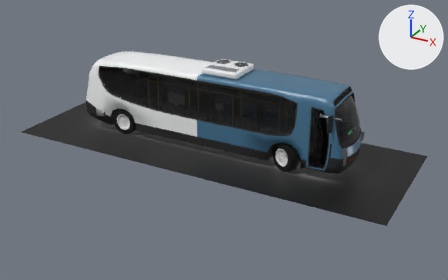
An edit to the glTF model public/modelos/autobus_diesel.glb, drawn before and after from the same camera.
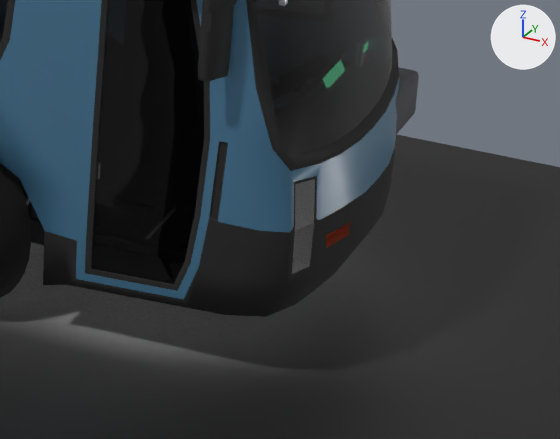
The first picture shows the older version from a 50 mm camera at (11.7, -20.51, 10.51) aimed at (0.6, -0.33, 0.42). The close-ups show the older and then the newer version on the part from 65% to 87% of the width and 43% to 69% of the height of that picture. Only the edits that show in the close-ups are written down. Arrows for +X, +Y and +Z are at upper right; the lights stay in place. Where no turn or scale is listed for an object, it has been applied to the vertices.

Objects in the first close-up: 'carroceria', 'p_tablero__tablero', 'rueda_6', 'sombra_piso' and 3 more.
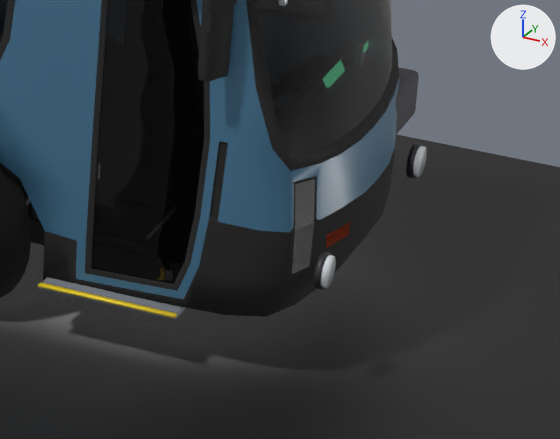
Where the change shows, as pixel boxes [x1, y1, x2, y2] in the close-ups (560 x 439 px):
'p_rampa_accesible__pintura_gris', added
    after: [39, 277, 186, 320]
'p_rampa_accesible__amarillo', added
    after: [38, 282, 177, 318]
'p_faro_der__vidrio_lente', added
    after: [321, 255, 336, 288]
'p_faro_izq__vidrio_lente', added
    after: [413, 146, 427, 177]
'p_faro_der__pintura_negra', added
    after: [313, 251, 332, 290]
'p_faro_izq__pintura_negra', added
    after: [406, 143, 423, 178]

Edits to the bpy script that builds the scene:
```text
Add mat_vidrio_lente:
    mat_vidrio_lente = principled_material('vidrio_lente')
    mat_vidrio_lente.base_color = (0.8, 0.85, 0.9)  # white #e7edf3
    mat_vidrio_lente.roughness = 0.05
Add me_cube_111_1:
    me_cube_111_1.from_pydata(...)  # 56 vertices, 108 faces; spans x 4.25..5.15, y -1.18..-0.38, z 0.355..0.385
    me_cube_111_1.materials.append(mat_pintura_gris)  # grey #898e95
Add me_cube_112_1:
    me_cube_112_1.from_pydata(...)  # a box spanning x 4.25..5.15, y -1.19..-1.15, z 0.378..0.392
    me_cube_112_1.materials.append(mat_amarillo)  # yellow #f3d327
Add me_cylinder_128_1:
    me_cylinder_128_1.from_pydata(...)  # a 24-sided cylinder along x spanning x -0.025..0.025, y -0.1..0.1, z -0.1..0.1
    me_cylinder_128_1.materials.append(mat_vidrio_lente)  # white #e7edf3
Add me_cylinder_129_1:
    me_cylinder_129_1.from_pydata(...)  # a 24-sided cylinder along x spanning x -0.02..0.02, y -0.115..0.115, z -0.115..0.115
    me_cylinder_129_1.materials.append(mat_pintura_negra)  # dark grey #303035
Add ob_p_rampa_accesible__pintura_gris:
    ob_p_rampa_accesible__pintura_gris = bpy.data.objects.new('p_rampa_accesible__pintura_gris', me_cube_111_1)
    ob_p_rampa_accesible__pintura_gris.location = (0.0, 0.0, 0.0)
Add ob_p_rampa_accesible__amarillo:
    ob_p_rampa_accesible__amarillo = bpy.data.objects.new('p_rampa_accesible__amarillo', me_cube_112_1)
    ob_p_rampa_accesible__amarillo.location = (0.0, 0.0, 0.0)
Add ob_p_faro_izq__vidrio_lente:
    ob_p_faro_izq__vidrio_lente = bpy.data.objects.new('p_faro_izq__vidrio_lente', me_cylinder_128_1)
    ob_p_faro_izq__vidrio_lente.location = (5.99, 0.92, 0.78)
Add ob_p_faro_izq__pintura_negra:
    ob_p_faro_izq__pintura_negra = bpy.data.objects.new('p_faro_izq__pintura_negra', me_cylinder_129_1)
    ob_p_faro_izq__pintura_negra.location = (5.97, 0.92, 0.78)
Add ob_p_faro_der__vidrio_lente:
    ob_p_faro_der__vidrio_lente = bpy.data.objects.new('p_faro_der__vidrio_lente', me_cylinder_128_1.copy())
    ob_p_faro_der__vidrio_lente.location = (5.99, -0.92, 0.78)
Add ob_p_faro_der__pintura_negra:
    ob_p_faro_der__pintura_negra = bpy.data.objects.new('p_faro_der__pintura_negra', me_cylinder_129_1.copy())
    ob_p_faro_der__pintura_negra.location = (5.97, -0.92, 0.78)
```
